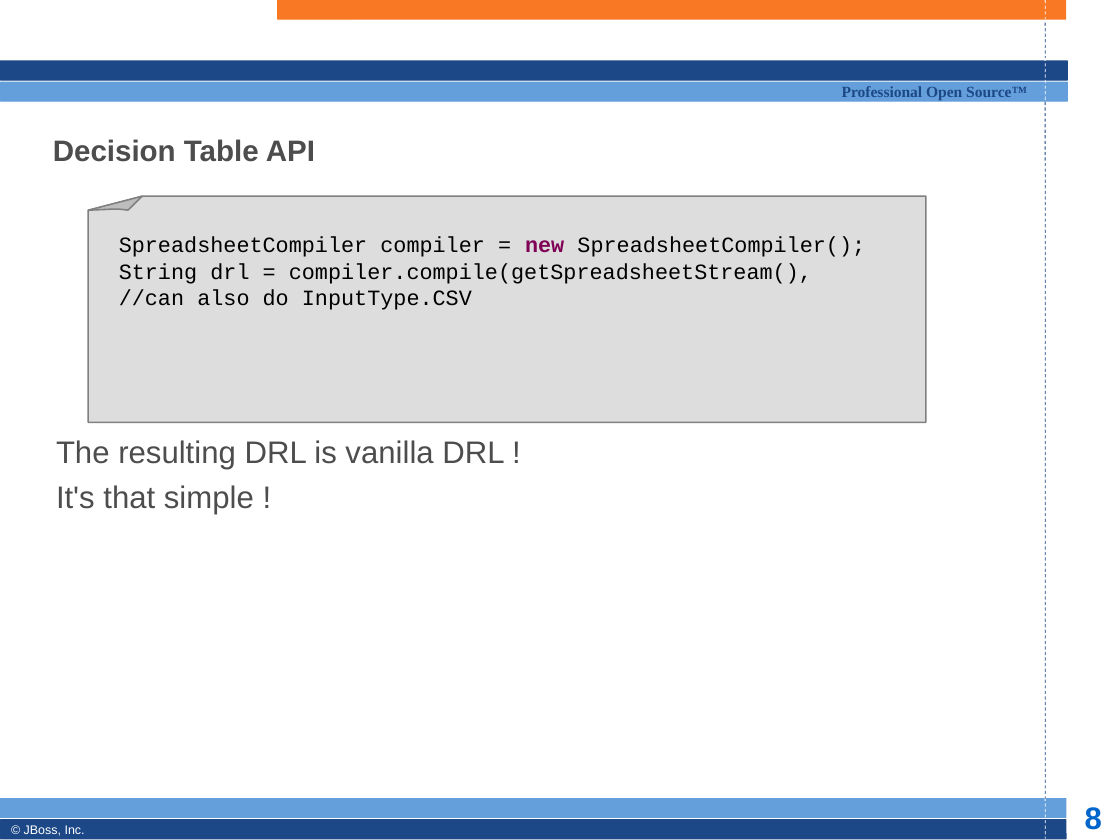
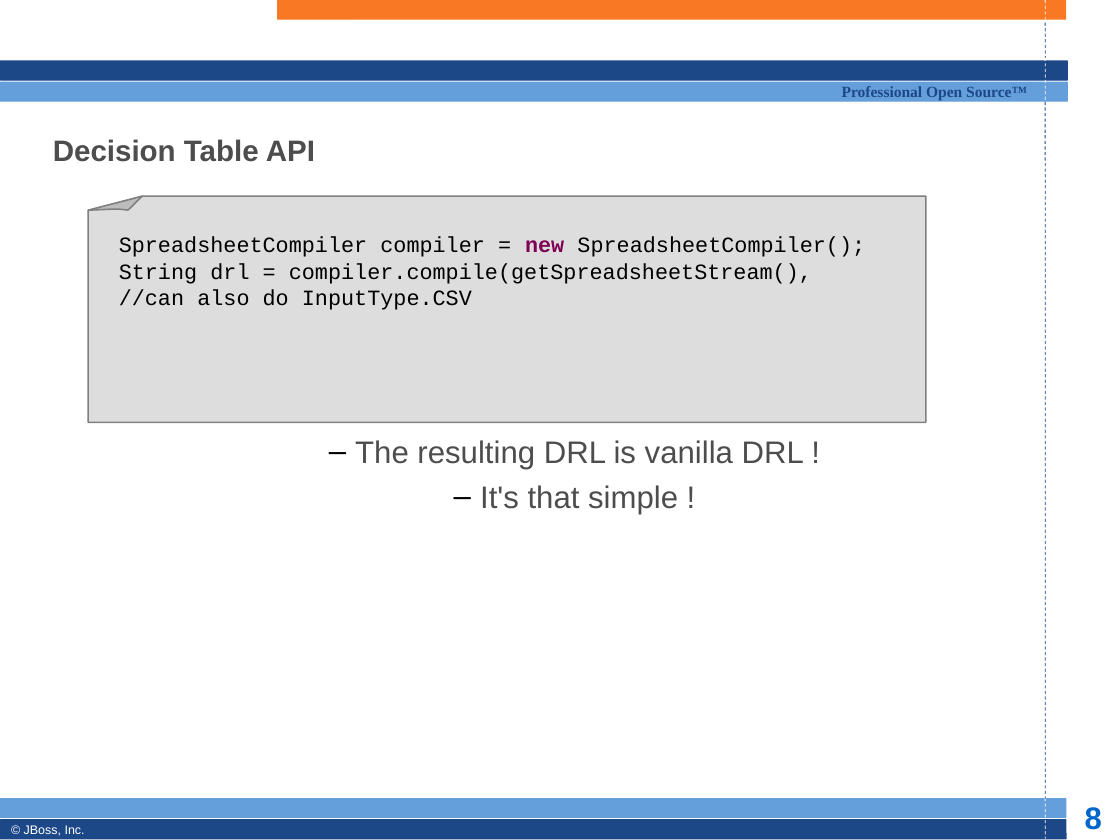
Before and after one commit to bobmcwhirter/drools, a slide deck: slide 8 of documentation/training/developers-course/Module 6 - rule formats.odp. Drawn at 1120x840 pixels with LibreOffice and Linux fonts; fonts in the diff are those of the drawing; background and template pictures are left out. Boxes give left, top, right and bottom in pixels: in the first picture for what was removed or moved away, otherwise in the second. Text is boxed around its words. In the diff, an @@ line names an element or a change of style, - is before the commit and + after.

```diff
--- a/documentation/training/developers-course/Module 6 - rule formats.odp
+++ b/documentation/training/developers-course/Module 6 - rule formats.odp
@@ subtitle "The resulting DRL is vanilla ..." at [355,440,804,515]: alignment left to centre; bullet none to –; list level 1 to 2 in "The resulting DRL is vanilla ..."; list level 1 to 2 in "It's that simple !" @@
```
Also in this commit, not shown: 6 other slides changed, 7 slides added, 2 other files.
